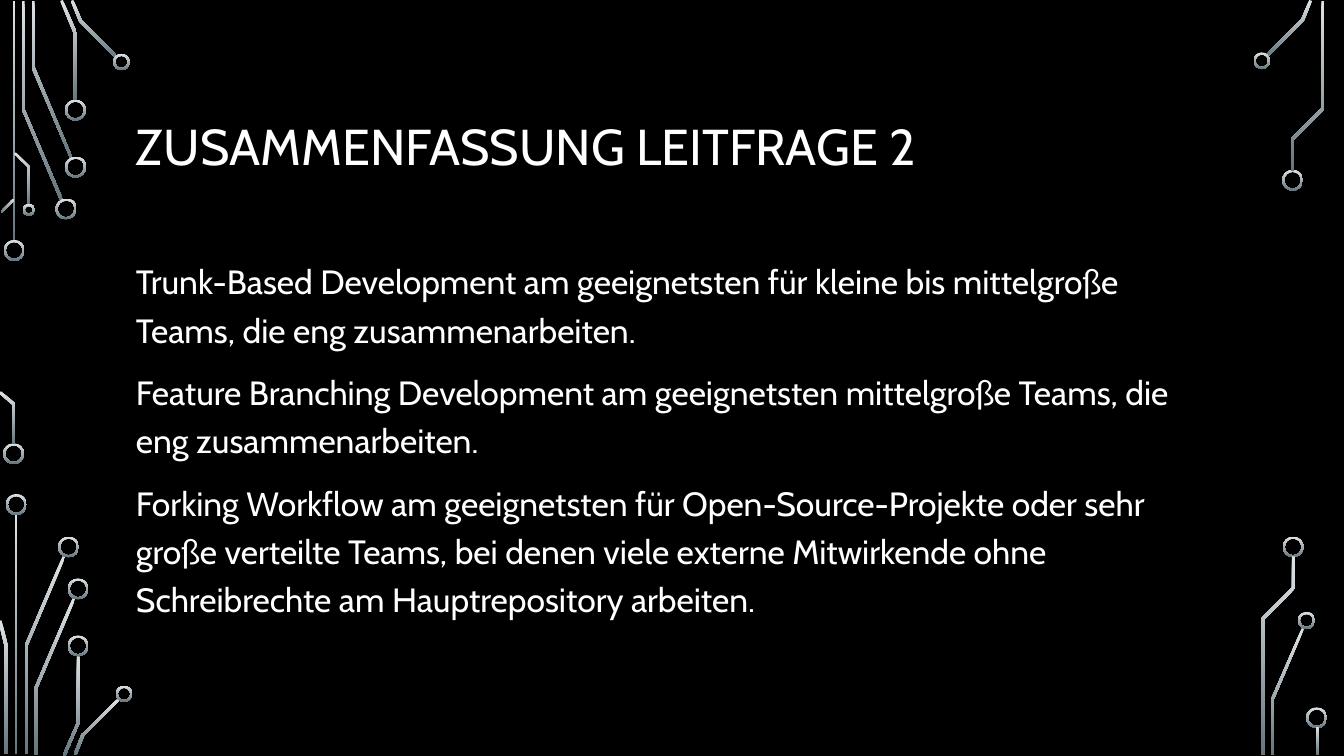
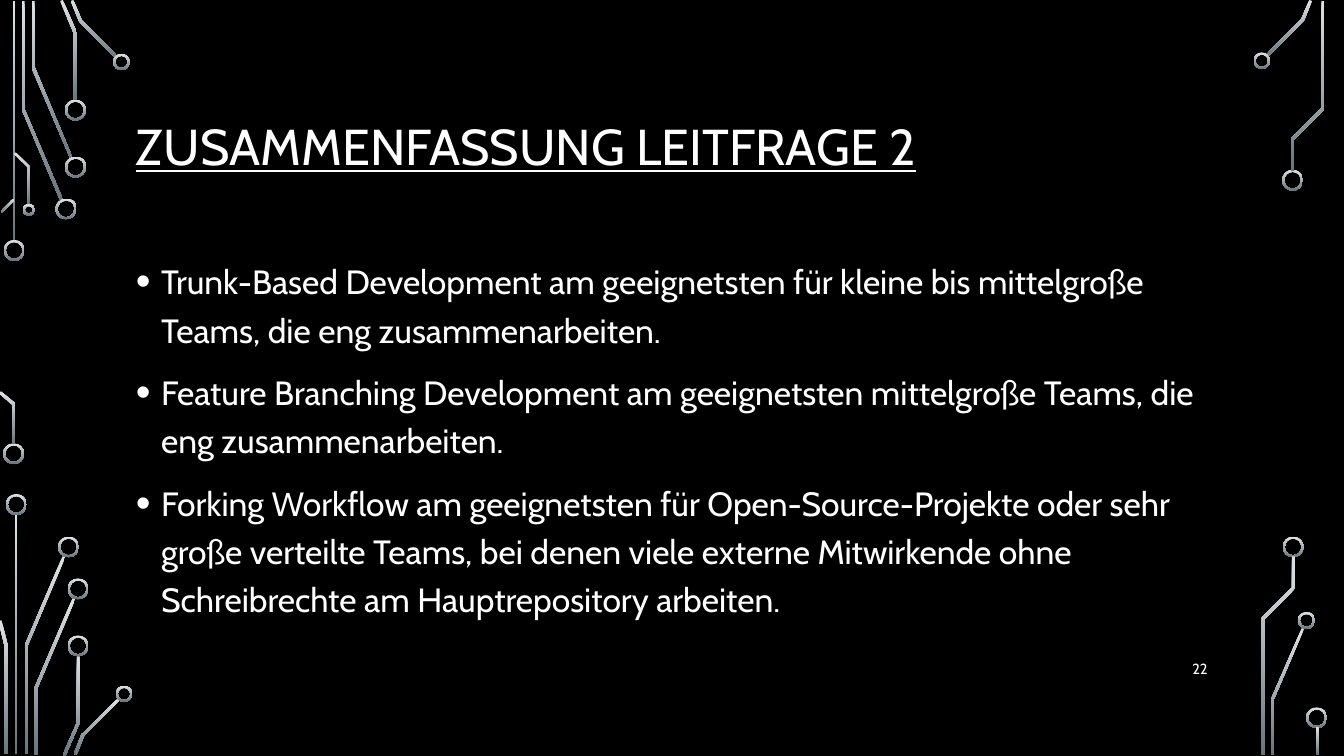
Before and after one commit to Igelkaempfer/Versionsverwaltungssystem-Poster, a slide deck: slide 22 of Versionskontrollsysteme im Softwareengineering (1).pptx (slide 20 before the commit). Drawn at 1344x756 pixels with LibreOffice and Linux fonts; fonts in the diff are those of the drawing; background and template pictures are left out. Boxes give left, top, right and bottom in pixels: in the first picture for what was removed or moved away, otherwise in the second. Text is boxed around its words. In the diff, an @@ line names an element or a change of style, - is before the commit and + after.

```diff
--- a/Versionskontrollsysteme im Softwareengineering (1).pptx
+++ b/Versionskontrollsysteme im Softwareengineering (1).pptx
@@ title "ZUSAMMENFASSUNG LEITFRAGE 2" at [136,129,916,172]: underline on @@
@@ text "Trunk-Based Development am geeignetsten für ..." at [161,268,1194,620]: bullet none to • @@
@@ page number added at [1192,663,1207,674], 10.5 pt, text #FFFFFF @@
+22
```
Also in this commit, not shown: 17 other slides changed, 9 slides added, 2 slides removed.
